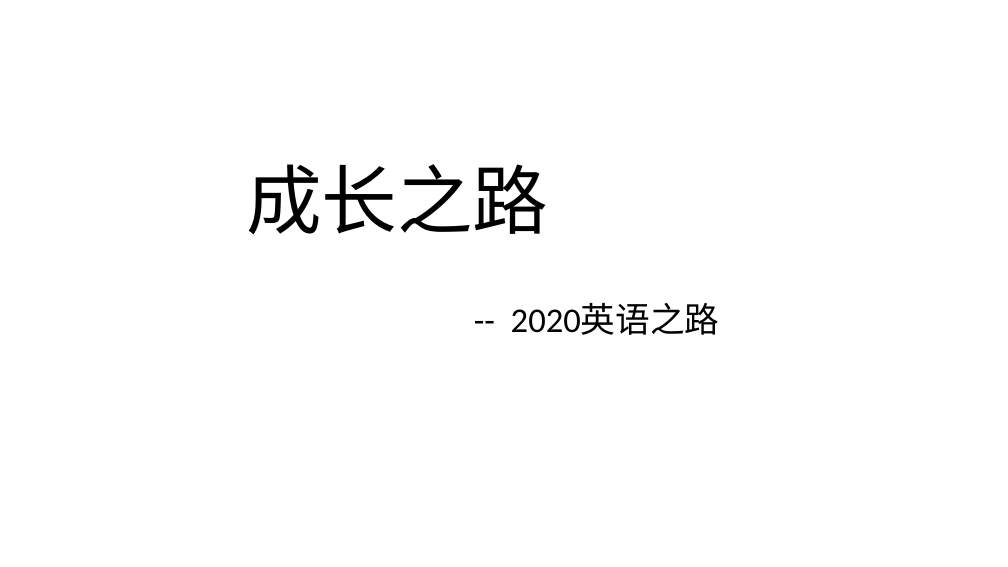
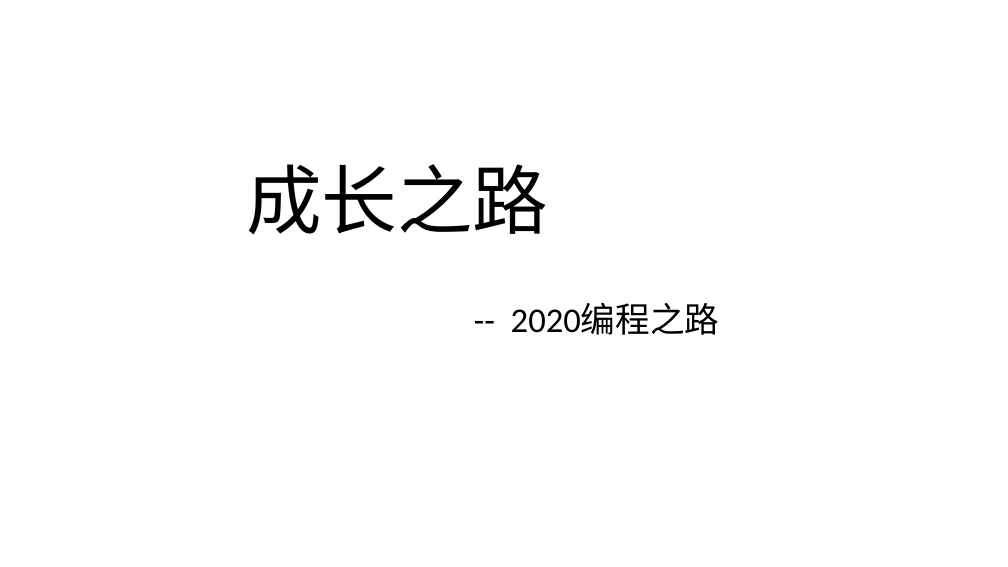
Before and after one commit to Kate-liu/Coder-Working, a slide deck: slide 1 of 9-Self article/标题Deno.pptx. Drawn at 1008x567 pixels with LibreOffice and Linux fonts; fonts in the diff are those of the drawing. Boxes give left, top, right and bottom in pixels: in the first picture for what was removed or moved away, otherwise in the second. Text is boxed around its words. In the diff, an @@ line names an element or a change of style, - is before the commit and + after.

```diff
--- a/9-Self article/标题Deno.pptx
+++ b/9-Self article/标题Deno.pptx
@@ subtitle at (x1=511, y1=304, x2=720, y2=335): text changed @@
--- 2020英语之路
+-- 2020编程之路
```
Also in this commit, not shown: 2 other files.
